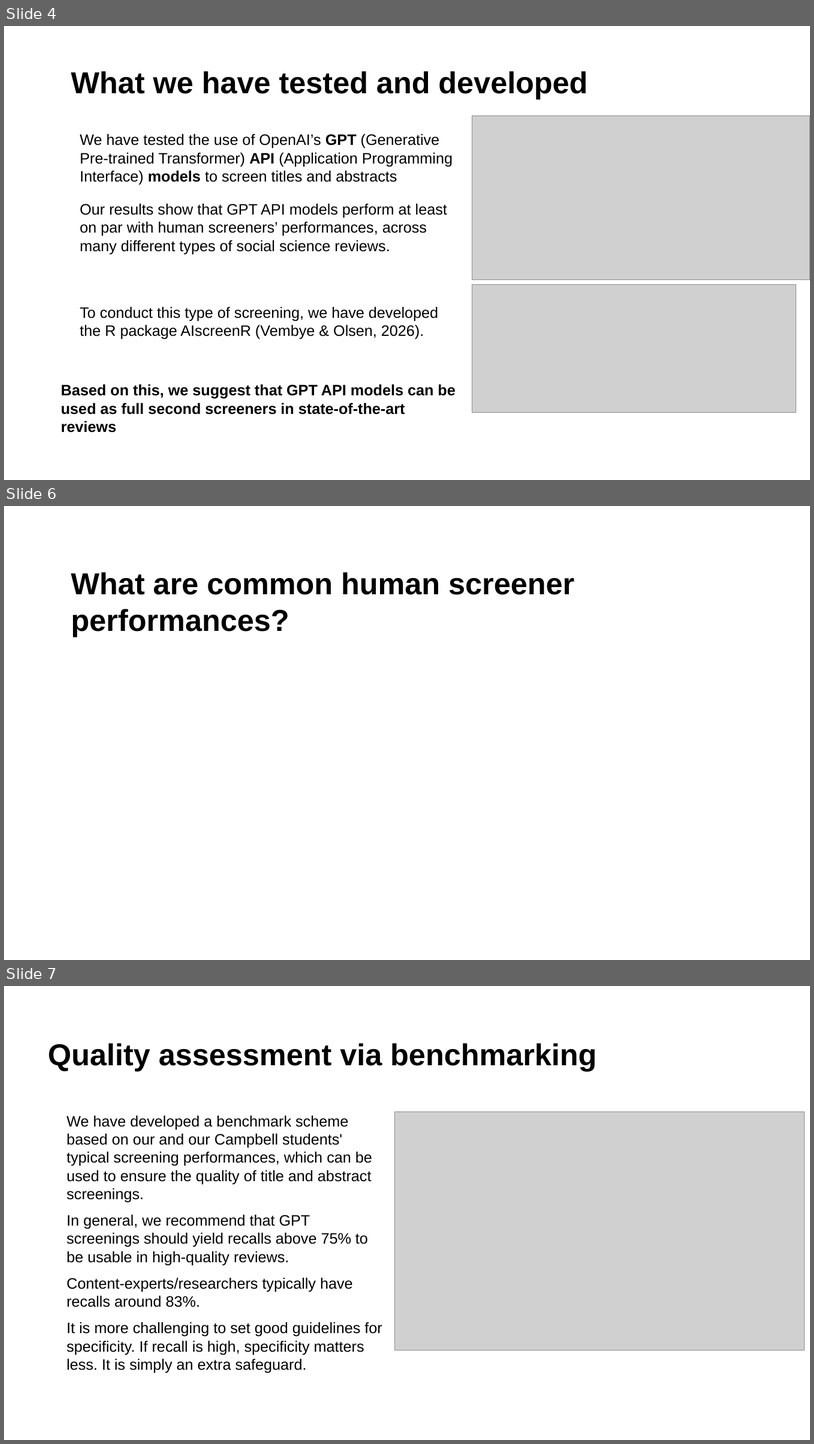
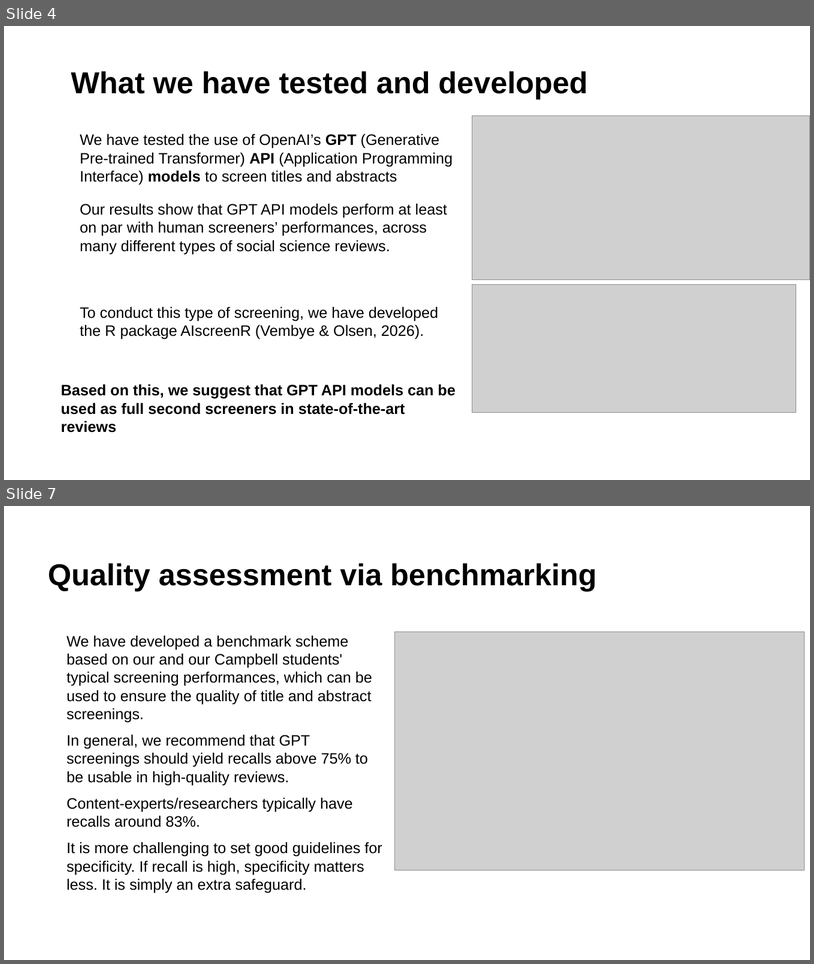
Before and after one commit to MikkelVembye/IRM2026, a slide deck: screen-with-gpt-models.pptx. Shown one above the other, each under a label of ours: slides 4, 6 and 7 before the commit, slides 4 and 7 after it; the slides between them are not shown. The pictures are 814x1444 and 814x964 pixels, drawn with LibreOffice and Linux fonts; fonts in the diff are those of the drawing; grey boxes stand for pictures; background and template pictures are left out. Boxes give left, top, right and bottom in pixels: in the first picture for what was removed or moved away, otherwise in the second. Text is boxed around its words. In the diff, an @@ line names an element or a change of style, - is before the commit and + after.

```diff
--- a/screen-with-gpt-models.pptx
+++ b/screen-with-gpt-models.pptx
@@ slide 6 removed at (4, 506, 810, 960), background #FFFFFF @@
@@ title removed at (71, 572, 575, 637) @@
-What are common human screener performances?
```
Also in this commit, not shown: 3 slides changed, 2 slides added, 24 other files.
